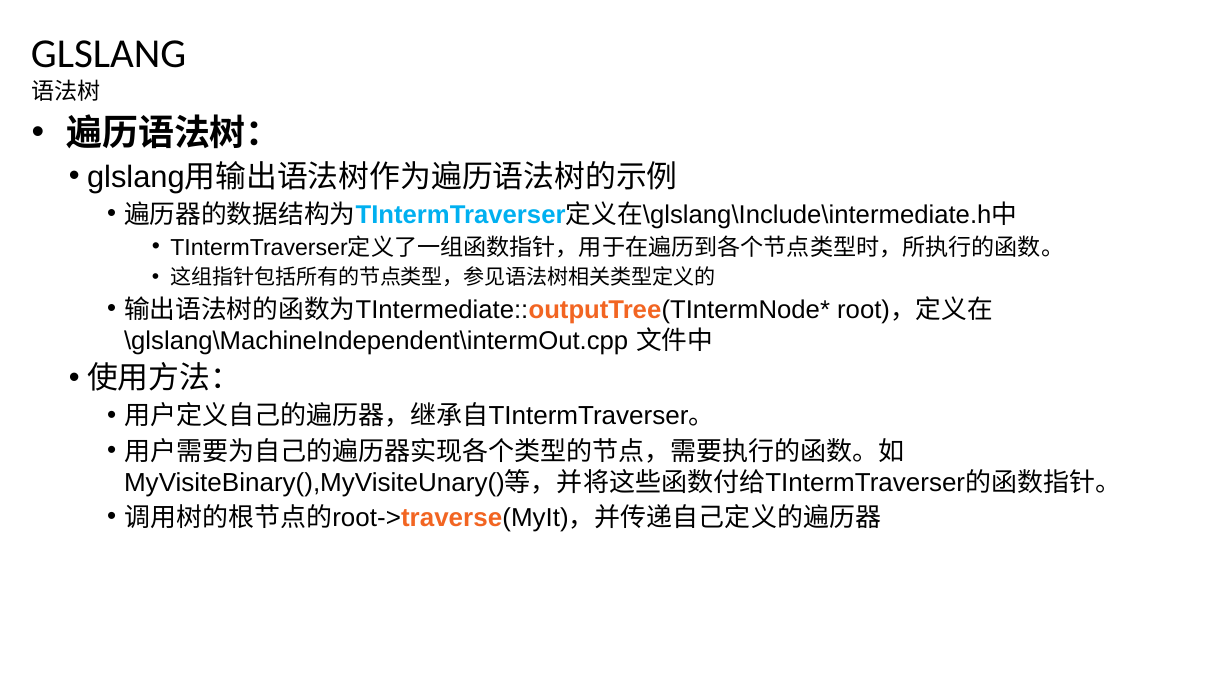
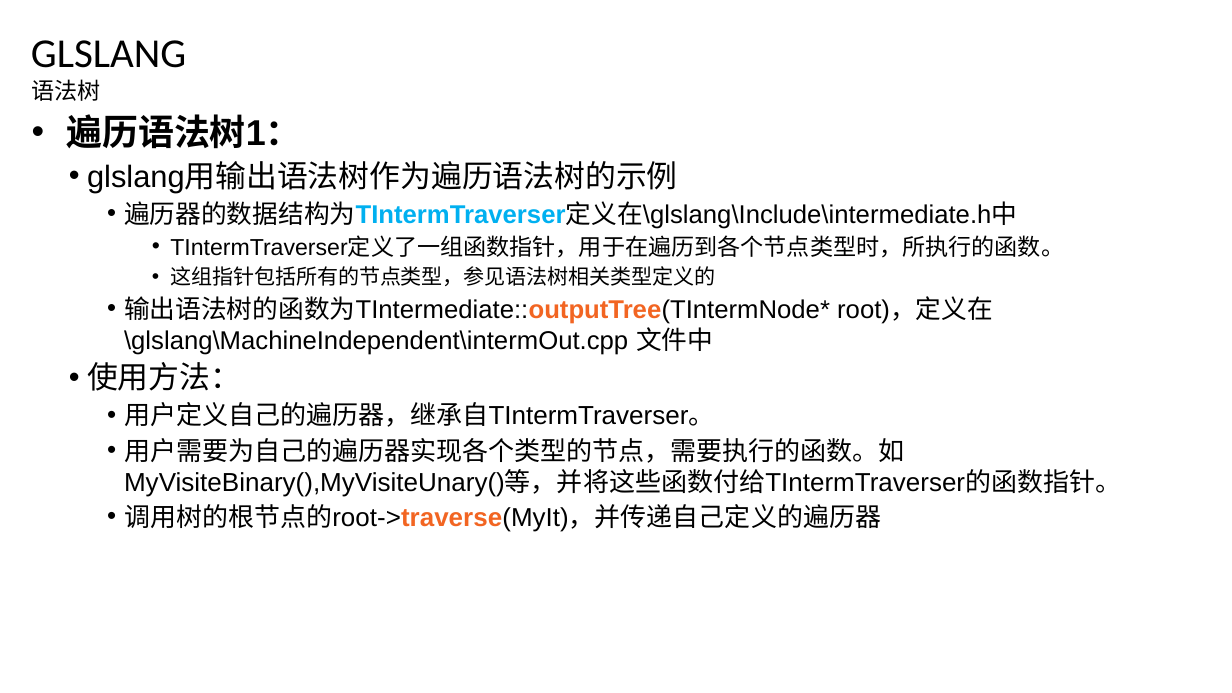
Before and after one commit to feifei14119/glslang, a slide deck: slide 11 of doc/glslang study.pptx (slide 10 before the commit). Drawn at 1232x693 pixels with LibreOffice and Linux fonts; fonts in the diff are those of the drawing; background and template pictures are left out. Boxes give left, top, right and bottom in pixels: in the first picture for what was removed or moved away, otherwise in the second. Text is boxed around its words. In the diff, an @@ line names an element or a change of style, - is before the commit and + after.

```diff
--- a/doc/glslang study.pptx
+++ b/doc/glslang study.pptx
@@ text at <box>66,114,301,149</box>: text changed @@
-• 遍历语法树：
+• 遍历语法树1：
```
Also in this commit, not shown: 4 other slides changed, 4 slides added, 10 other files.
